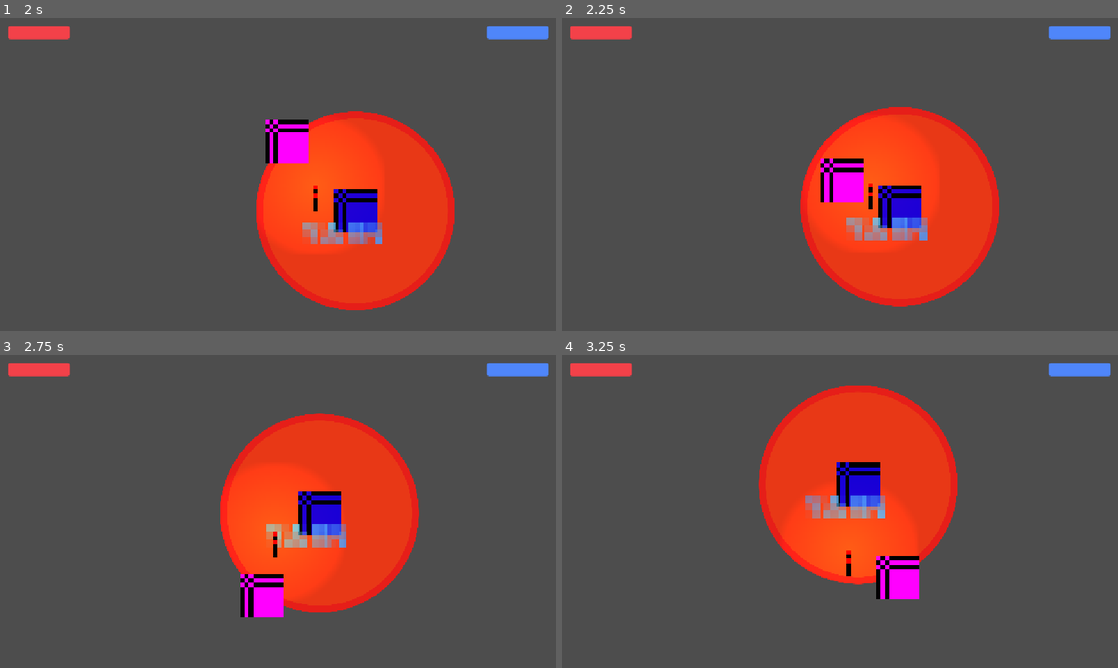
Above: before the commit, frames 1-4 (two rows, left to right).
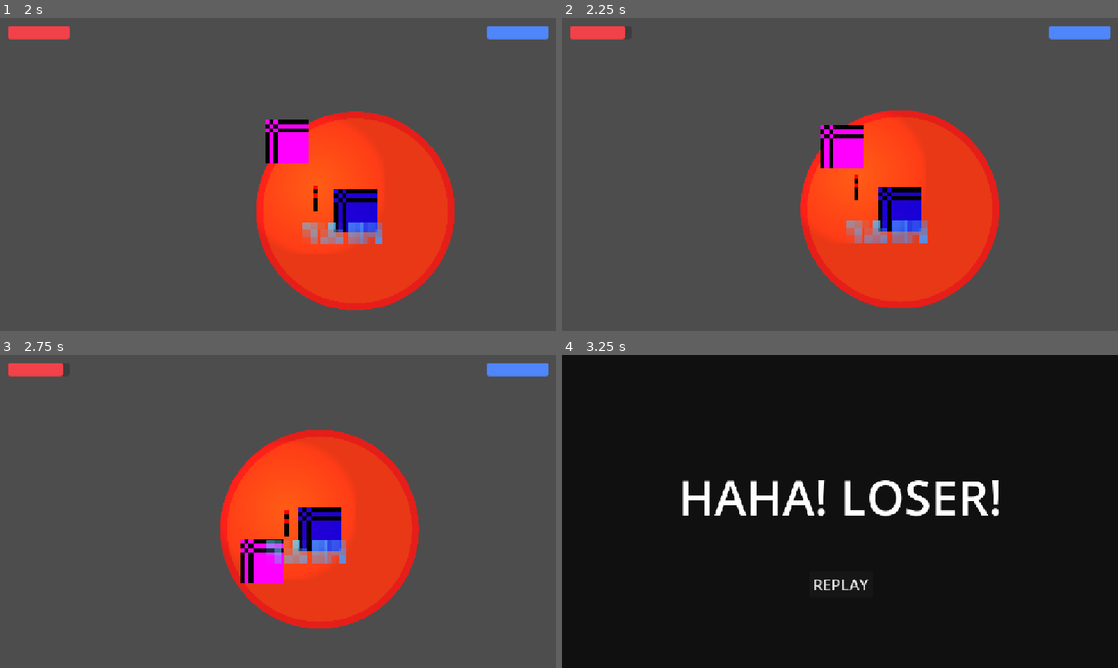
Above: after the commit, the same moments.

Repository: anqilique/GDGJam2-2025
Game: Godot game, scene res://Scenes/start_menu.tscn
The game is run twice, just before and just after one commit, with the same random seed, the same clock (stepped at 60 frames per second) and the same inputs.
Inputs (mouse positions are in pixels of both pictures, inside the frame that each line leads up to):
- Up to frame 1 (2 s): click "PLAY" at 0.5 s; move the mouse to (400, 158) at 1.27 s; hold D (fire_cat_move_right) from 1.28 s (still down); click (400, 158) at 1.35 s
- Up to frame 2 (2.25 s): move the mouse to (728, 190) at 2.02 s; release D (fire_cat_move_right) at 2.03 s; hold S (fire_cat_move_down) from 2.03 s (still down); tap Space (yarn_cat_pass_torch) at 2.1 s
- Up to frame 3 (2.75 s): keep holding S (fire_cat_move_down)
- Up to frame 4 (3.25 s): move the mouse to (895, 442) at 2.77 s; release S (fire_cat_move_down) at 2.78 s; hold D (fire_cat_move_right) from 2.78 s (still down); click (895, 442) at 2.85 s

Frame 1 is identical in both runs. In frame 2, 3.7% of the frame differs, in the area x 11-79%, y 2-93%; in frame 3, 8.7%; in frame 4, 99%, in the area x 0-100%, y 0-100%.

Commit message:
fire cat damage and heal working :DDDD

Diff:
--- a/Scenes/fire_cat.tscn
+++ b/Scenes/fire_cat.tscn
@@ -20,9 +20,10 @@
 radius = 5.0
 height = 10.0
 
-[node name="FireCat" type="CharacterBody2D" groups=["FireCat"]]
+[node name="FireCat" type="CharacterBody2D" node_paths=PackedStringArray("health_component") groups=["FireCat"]]
 process_mode = 3
 script = ExtResource("1_l7j73")
+health_component = NodePath("HealthComponent")
 
 [node name="Sprite2D" type="Sprite2D" parent="."]
 texture = SubResource("PlaceholderTexture2D_8gbba")
--- a/Scenes/main.tscn
+++ b/Scenes/main.tscn
@@ -1,12 +1,12 @@
-[gd_scene load_steps=8 format=3 uid="uid://cu7k1o7cvtfnr"]
+[gd_scene load_steps=8 format=3 uid="uid://cxay66w25d02m"]
 
 [ext_resource type="Script" uid="uid://bcrdf5jxhxnun" path="res://Scripts/main.gd" id="1_21xkr"]
 [ext_resource type="PackedScene" uid="uid://r7jxd36vluqq" path="res://Scenes/fire_cat.tscn" id="2_bo1nx"]
 [ext_resource type="PackedScene" uid="uid://2t5bc1akjdes" path="res://Scenes/yarn_cat.tscn" id="3_8gbba"]
 [ext_resource type="PackedScene" uid="uid://clawv8kask8pi" path="res://Scenes/shadow.tscn" id="4_jjvhh"]
-[ext_resource type="PackedScene" uid="uid://bm0xq7m4hiuve" path="res://Scenes/torch.tscn" id="5_21xkr"]
-[ext_resource type="PackedScene" path="res://Scenes/camera_2d.tscn" id="5_kry3j"]
-[ext_resource type="PackedScene" uid="uid://dce7lpdpevvk5" path="res://Scenes/ui.tscn" id="7_6bp64"]
+[ext_resource type="PackedScene" uid="uid://bm0xq7m4hiuve" path="res://Scenes/Torch.tscn" id="5_21xkr"]
+[ext_resource type="PackedScene" uid="uid://b0wamciy0efu" path="res://Scenes/camera_2d.tscn" id="5_kry3j"]
+[ext_resource type="PackedScene" uid="uid://kmmcioaaast4" path="res://Scenes/ui.tscn" id="7_6bp64"]
 
 [node name="Main" type="Node2D"]
 script = ExtResource("1_21xkr")
--- a/Scenes/ui.tscn
+++ b/Scenes/ui.tscn
@@ -30,6 +30,7 @@
 offset_bottom = 40.0
 
 [node name="FCatHealth" type="ProgressBar" parent="HealthBars"]
+layout_mode = 0
 offset_left = 16.0
 offset_top = 16.0
 offset_right = 144.0
@@ -42,6 +43,7 @@
 show_percentage = false
 
 [node name="YCatHealth" type="ProgressBar" parent="HealthBars"]
+layout_mode = 0
 offset_left = 1136.0
 offset_top = 16.0
 offset_right = 1264.0
--- a/Scripts/Components/HealthComponent.gd
+++ b/Scripts/Components/HealthComponent.gd
@@ -16,7 +16,7 @@
 	if current_health > max_health:
 		current_health = max_health
 
-	emit_signal("health_changed", current_health)
+	Globals.fire_cat_health = current_health
 
 
 func die():
--- a/Scripts/FireCat/FireCat.gd
+++ b/Scripts/FireCat/FireCat.gd
@@ -1,4 +1,15 @@
 extends CharacterBody2D
 
-func _physics_process(_delta):
-	pass
+@export var health_component : HealthComponent
+
+var timer := 0.0
+var tick_rate = 1.5
+
+func _physics_process(delta):
+	timer += delta
+	if timer >= tick_rate:
+		timer = 0
+		if Globals.torch_holder == "FireCat":
+			health_component.heal(1)
+		else:
+			health_component.take_damage(1)
Not shown: 1 places in Scenes/fire_cat.tscn that only renumber resources
Not shown: 1 places in Scenes/ui.tscn that only renumber resources
Not shown: 1 places in Scenes/yarn_cat.tscn that only renumber resources
